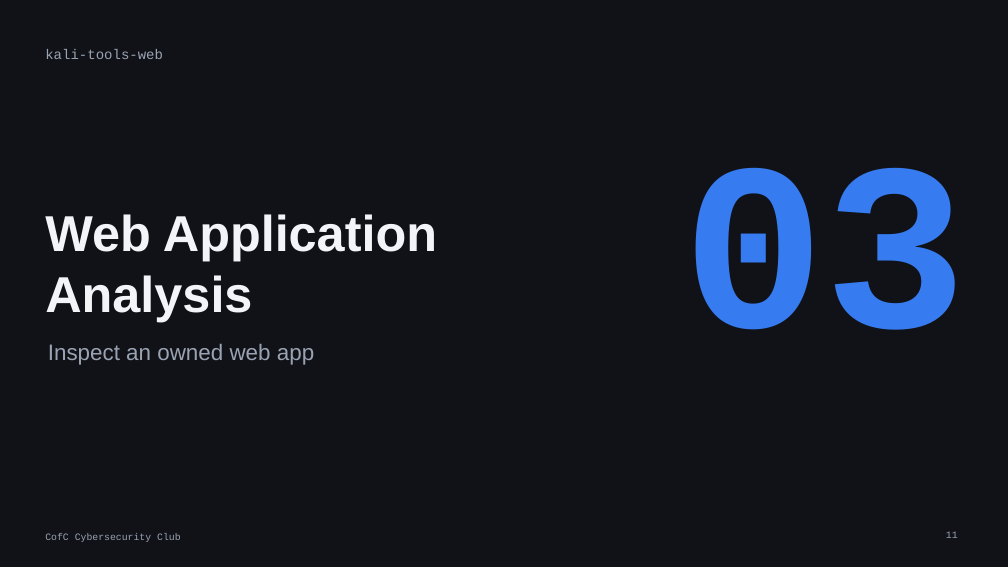
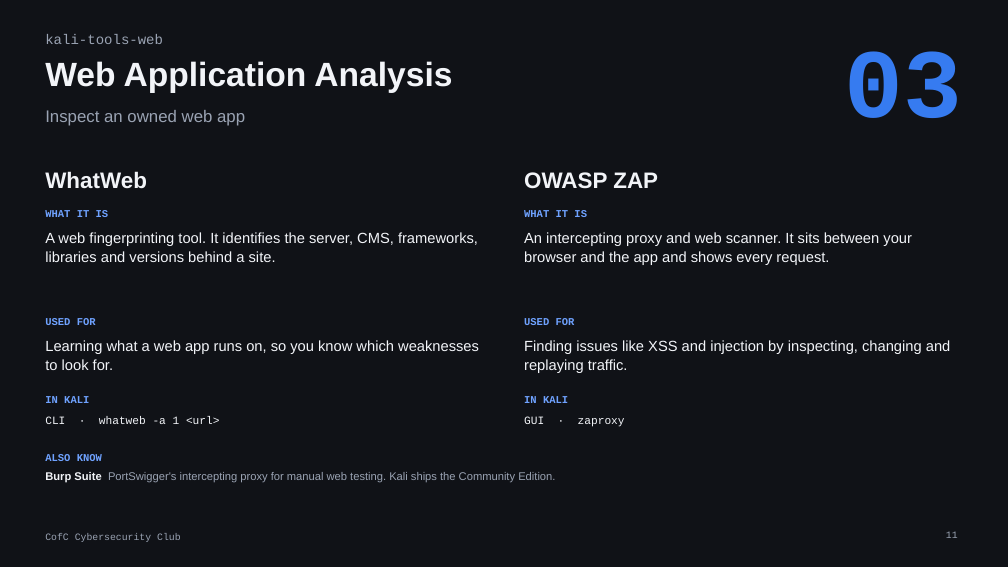
Before and after one commit to cofcsecurity/cofcsecurity.github.io, a slide deck: slide 11 of static/slides/22-kali-tools.pptx. Drawn at 1008x567 pixels with LibreOffice and Linux fonts; fonts in the diff are those of the drawing. Boxes give left, top, right and bottom in pixels: in the first picture for what was removed or moved away, otherwise in the second. Text is boxed around its words. In the diff, an @@ line names an element or a change of style, - is before the commit and + after.

Commit message:
Update Kali Linux Tools slides

```diff
--- a/static/slides/22-kali-tools.pptx
+++ b/static/slides/22-kali-tools.pptx
@@ text "03": place and size @@
-text "03" at (682,167,968,330)
+text "03" at (845,51,963,118)
@@ text "03" at (845,51,963,118): size 340 to 140 pt @@
@@ text "kali-tools-web": place and size @@
-text "kali-tools-web" at (45,49,163,59)
+text "kali-tools-web" at (45,34,163,44)
@@ text "Web Application Analysis": place and size @@
-text "Web Application Analysis" at (45,214,437,322)
+text "Web Application Analysis" at (45,61,452,92)
@@ text "Web Application Analysis" at (45,61,452,92): size 72 to 48 pt; vertical alignment bottom to top @@
@@ text "Inspect an owned web app": place and size @@
-text "Inspect an owned web app" at (48,344,314,365)
+text "Inspect an owned web app" at (45,110,245,126)
@@ text "Inspect an owned web app" at (45,110,245,126): size 32 to 24 pt @@
@@ text added at (45,171,147,189), 32 pt, text #F2F4F8, bold @@
+WhatWeb
@@ text added at (524,172,658,189), 32 pt, text #F2F4F8, bold @@
+OWASP ZAP
@@ text added at (45,210,109,217), 15 pt, text #6FA2FF, bold @@
+WHAT IT IS
@@ text added at (45,232,478,262), 21 pt, text #F2F4F8 @@
+A web fingerprinting tool. It identifies the server, CMS, frameworks, libraries and versions behind a site.
@@ text added at (524,210,587,217), 15 pt, text #6FA2FF, bold @@
+WHAT IT IS
@@ text added at (524,232,912,265), 21 pt, text #F2F4F8 @@
+An intercepting proxy and web scanner. It sits between your browser and the app and shows every request.
@@ text added at (45,318,96,325), 15 pt, text #6FA2FF, bold @@
+USED FOR
@@ text added at (524,318,575,325), 15 pt, text #6FA2FF, bold @@
+USED FOR
@@ text added at (45,340,479,370), 21 pt, text #F2F4F8 @@
+Learning what a web app runs on, so you know which weaknesses to look for.
@@ text added at (524,340,951,373), 21 pt, text #F2F4F8 @@
+Finding issues like XSS and injection by inspecting, changing and replaying traffic.
@@ text added at (45,396,89,403), 15 pt, text #6FA2FF, bold @@
+IN KALI
@@ text added at (45,416,220,424), 16 pt, text #F2F4F8 @@
+CLI · whatweb -a 1 <url>
@@ text added at (524,396,568,403), 15 pt, text #6FA2FF, bold @@
+IN KALI
@@ text added at (524,416,625,427), 16 pt, text #F2F4F8 @@
+GUI · zaproxy
@@ text added at (45,454,102,461), 15 pt, text #6FA2FF, bold @@
+ALSO KNOW
@@ text added at (45,472,555,483), 16 pt, text #9AA3B3 @@
+Burp Suite PortSwigger's intercepting proxy for manual web testing. Kali ships the Community Edition.
```
Also in this commit, not shown: 14 other slides changed, 1 slide removed.
